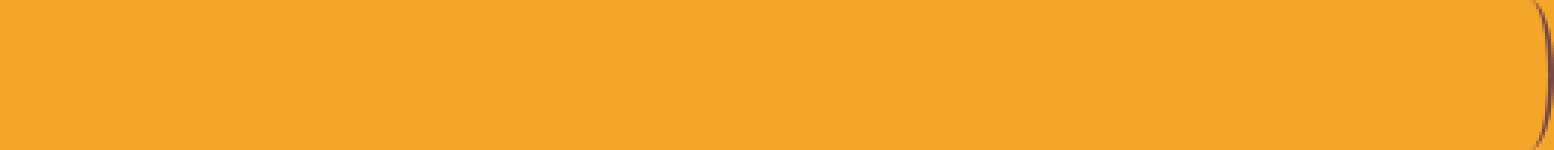
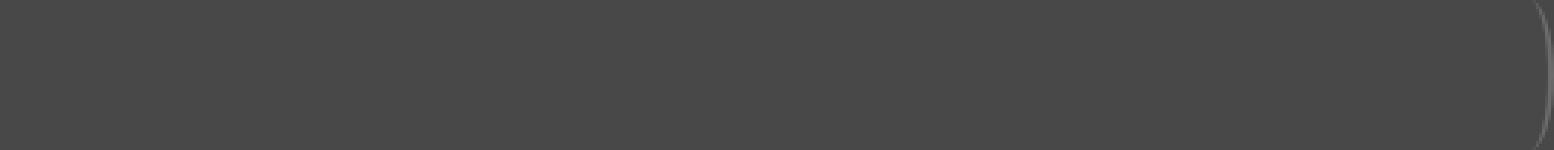
Two versions of the same layered image (1554x150). Layer-by-layer changes:
added layer "unselected" above "normal" over [0,0,1554,150]
hid "normal" over [1491,0,1554,150]
